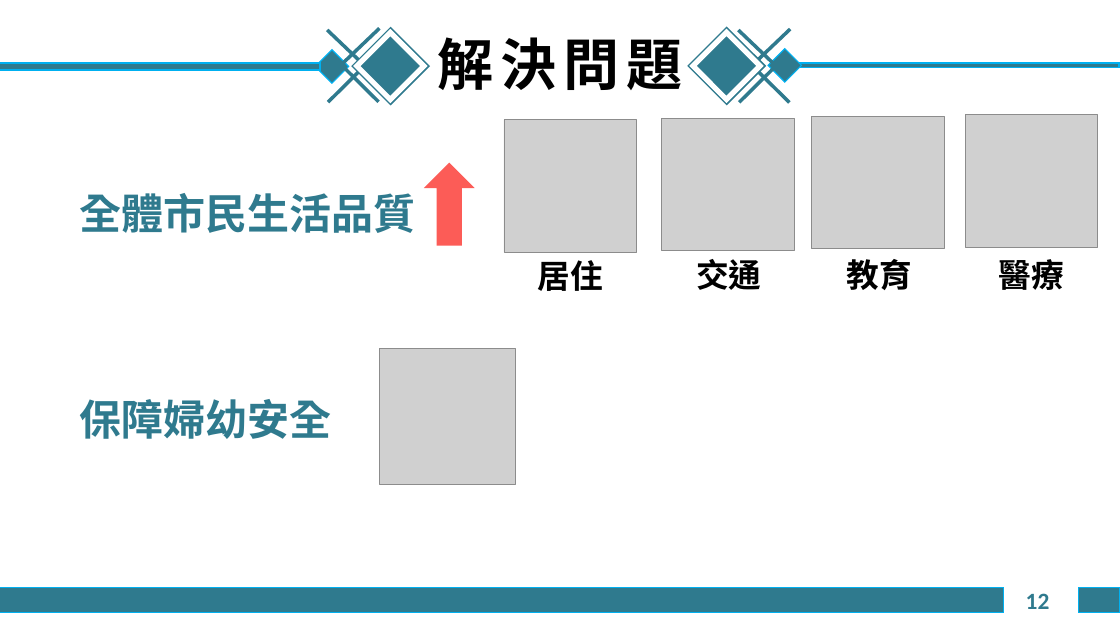
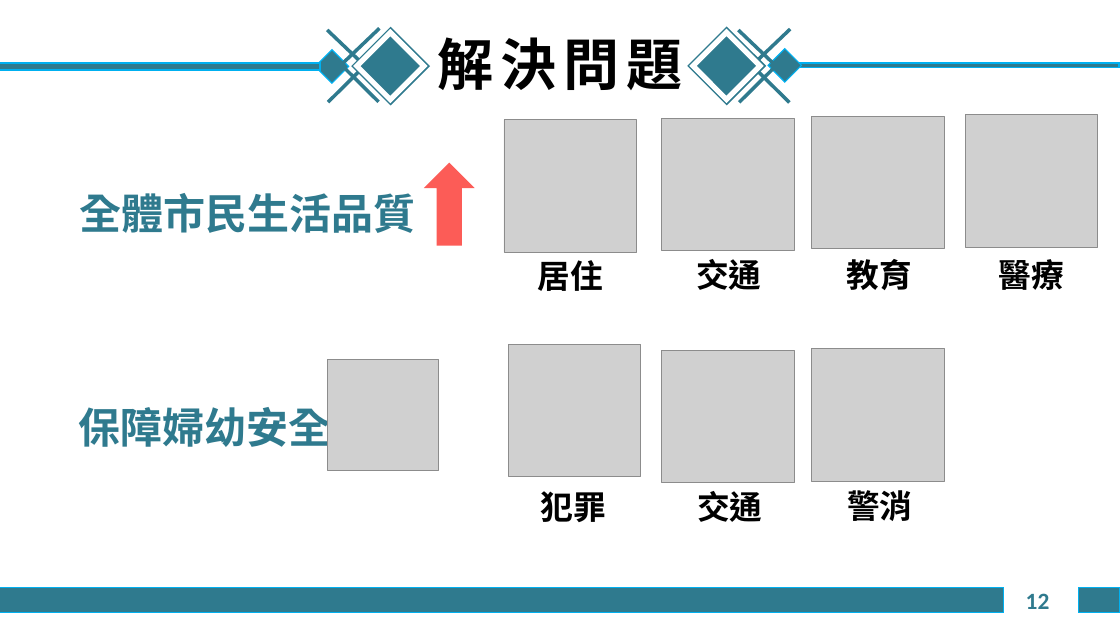
Before and after one commit to explooosion/HsinchuHackathon, a slide deck: slide 12 of 新竹黑克松-生活便利與婦幼安全.pptx. Drawn at 1120x630 pixels with LibreOffice and Linux fonts; fonts in the diff are those of the drawing; grey boxes stand for pictures. Boxes give left, top, right and bottom in pixels: in the first picture for what was removed or moved away, otherwise in the second. Text is boxed around its words. In the diff, an @@ line names an element or a change of style, - is before the commit and + after.

Commit message:
update - ppt

```diff
--- a/新竹黑克松-生活便利與婦幼安全.pptx
+++ b/新竹黑克松-生活便利與婦幼安全.pptx
@@ picture removed at (380, 349, 515, 484) @@
@@ picture added at (508, 344, 640, 476) @@
@@ picture added at (662, 350, 794, 482) @@
@@ picture added at (812, 349, 944, 481) @@
@@ picture added at (328, 360, 439, 471) @@
@@ text "保障婦幼安全" rewrapped from (79, 399, 331, 439) to (78, 401, 330, 454) @@
@@ text added at (541, 491, 606, 522), 28 pt, text #000000, bold @@
+犯罪
@@ text added at (697, 491, 762, 522), 28 pt, text #000000, bold @@
+交通
@@ text added at (847, 490, 912, 521), 28 pt, text #000000, bold @@
+警消
```
Also in this commit, not shown: 1 other slide changed.
